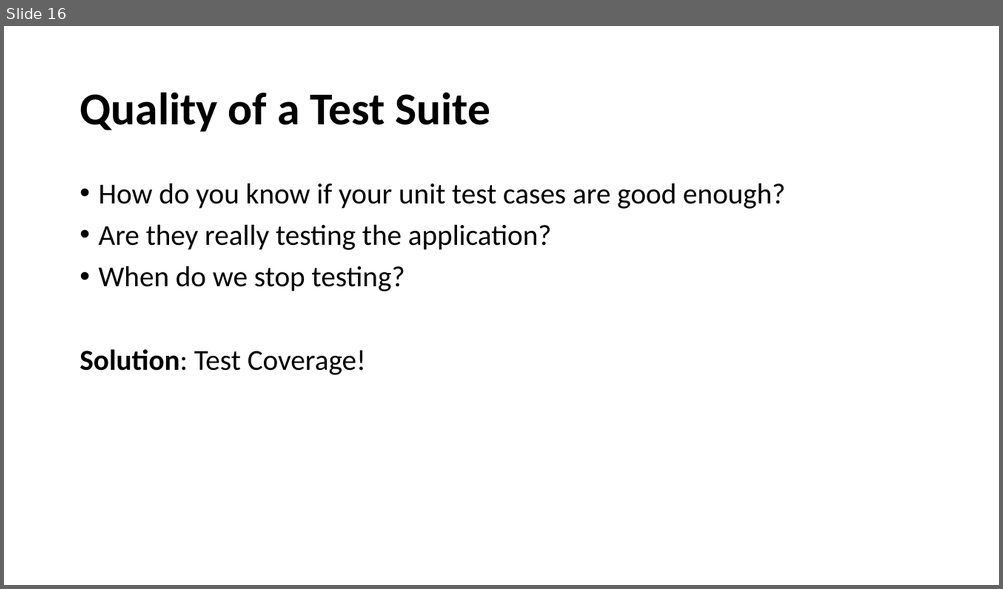
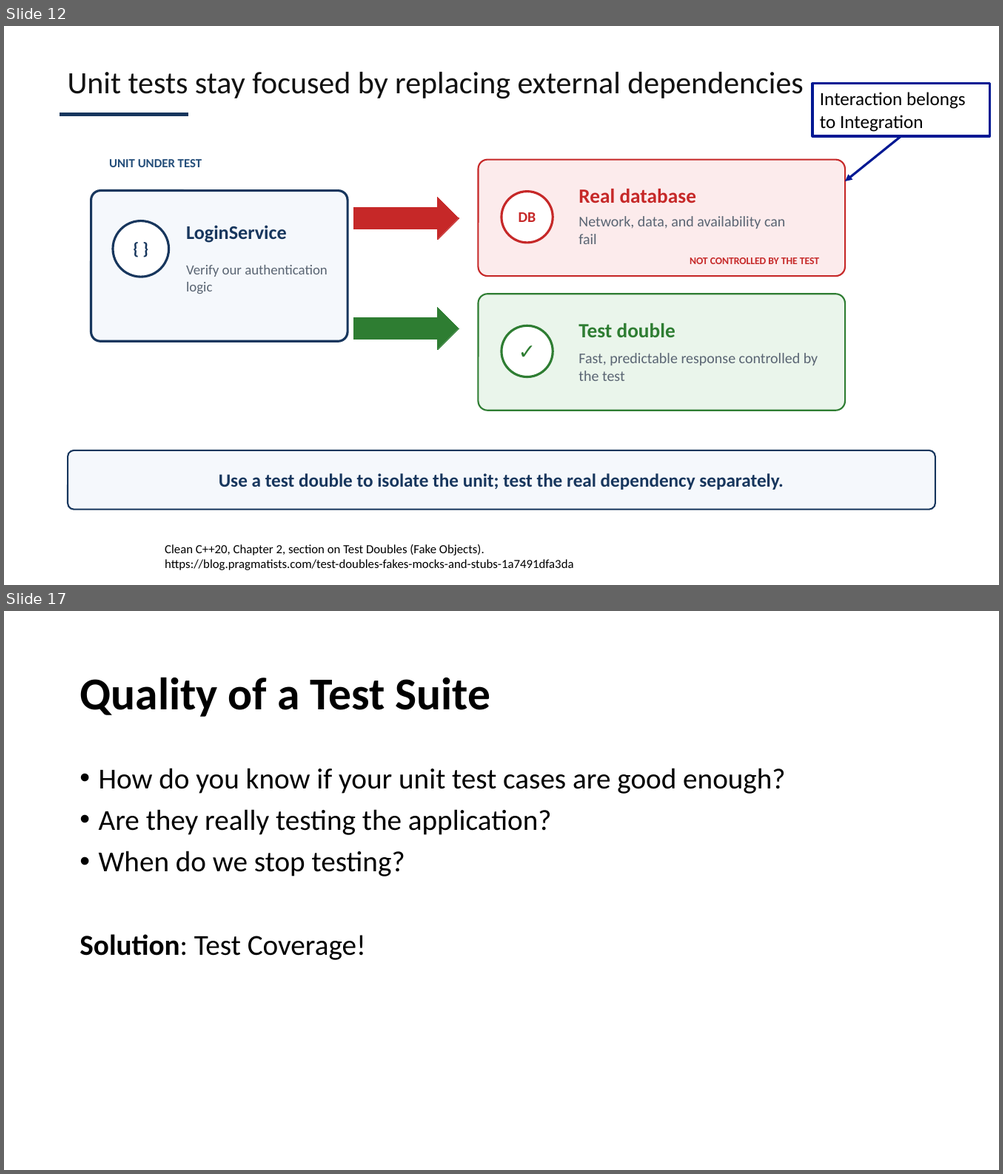
Before and after one commit to johnxu21/johnxu21.github.io, a slide deck: teaching/CS472/Timetable/Software-Testing-and-CI.pptx. Shown one above the other, each under a label of ours: slide 16 before the commit, slides 12 and 17 after it; the slides between them are not shown. The pictures are 1003x589 and 1003x1174 pixels, drawn with LibreOffice and Linux fonts; fonts in the diff are those of the drawing. Boxes give left, top, right and bottom in pixels: in the first picture for what was removed or moved away, otherwise in the second. Text is boxed around its words. In the diff, an @@ line names an element or a change of style, - is before the commit and + after.

```diff
--- a/teaching/CS472/Timetable/Software-Testing-and-CI.pptx
+++ b/teaching/CS472/Timetable/Software-Testing-and-CI.pptx
@@ slide 12 added at <box>4,26,999,585</box>, background #FFFFFF @@
@@ text added at <box>68,72,802,99</box>, 30 pt, text #111111 @@
+Unit tests stay focused by replacing external dependencies
@@ rectangle added at <box>812,84,989,136</box>, outline #011893 2.25 pt, 18 pt, text #000000 @@
+Interaction belongs to Integration
@@ rectangle added at <box>60,113,188,116</box>, fill #17365D, outline #17365D 0 pt @@
@@ arrow added from (901, 136) to (845, 181), #011893 2.25 pt @@
@@ text added at <box>109,159,202,167</box>, 12 pt, text #244E7A, bold @@
+UNIT UNDER TEST
@@ rounded rectangle added at <box>478,159,845,276</box>, fill #FCEBEC, outline #C62828 1.5 pt @@
@@ rounded rectangle added at <box>91,191,348,341</box>, fill #F5F8FC, outline #17365D 2.25 pt @@
@@ right arrow added at <box>354,197,459,239</box>, fill #C62828, outline #C62828 0 pt @@
@@ ellipse added at <box>502,192,553,243</box>, fill #FFFFFF, outline #C62828 2.25 pt @@
@@ text added at <box>578,189,696,203</box>, 19.5 pt, text #C62828, bold @@
+Real database
@@ ellipse added at <box>113,221,169,277</box>, fill #FFFFFF, outline #17365D 2.25 pt @@
@@ text added at <box>113,220,169,276</box>, 16.5 pt, text #17365D, bold @@
+{ }
@@ text added at <box>186,225,287,243</box>, 18.8 pt, text #17365D, bold @@
+LoginService
@@ text added at <box>518,212,536,222</box>, 14.2 pt, text #C62828, bold @@
+DB
@@ text added at <box>578,216,785,244</box>, 14.2 pt, text #5A6573 @@
+Network, data, and availability can fail
@@ text added at <box>186,265,327,294</box>, 13.5 pt, text #5A6573 @@
+Verify our authentication logic
@@ text added at <box>689,258,819,264</box>, 9.8 pt, text #C62828, bold @@
+NOT CONTROLLED BY THE TEST
@@ right arrow added at <box>354,307,459,350</box>, fill #2E7D32, outline #2E7D32 0 pt @@
@@ rounded rectangle added at <box>478,294,845,410</box>, fill #EAF5EB, outline #2E7D32 1.5 pt @@
@@ ellipse added at <box>502,326,553,378</box>, fill #FFFFFF, outline #2E7D32 2.25 pt @@
@@ text added at <box>502,325,553,377</box>, 20.2 pt, text #2E7D32, bold @@
+✓
@@ text added at <box>578,323,675,338</box>, 19.5 pt, text #2E7D32, bold @@
+Test double
@@ text added at <box>578,353,817,381</box>, 14.2 pt, text #5A6573 @@
+Fast, predictable response controlled by the test
@@ rounded rectangle added at <box>68,451,934,509</box>, fill #F5F8FC, outline #17365D 1.5 pt @@
@@ text added at <box>219,474,783,490</box>, 18 pt, text #17365D, bold @@
+Use a test double to isolate the unit; test the real dependency separately.
@@ text added at <box>165,545,573,571</box>, 12 pt, text #000000 @@
+Clean C++20, Chapter 2, section on Test Doubles (Fake Objects).
+https://blog.pragmatists.com/test-doubles-fakes-mocks-and-stubs-1a7491dfa3da
@@ what was slide 16 is now slide 17 @@
```
Also in this commit, not shown: 5 slides changed, 12 other slides added, 11 slides removed, 3 other files.
